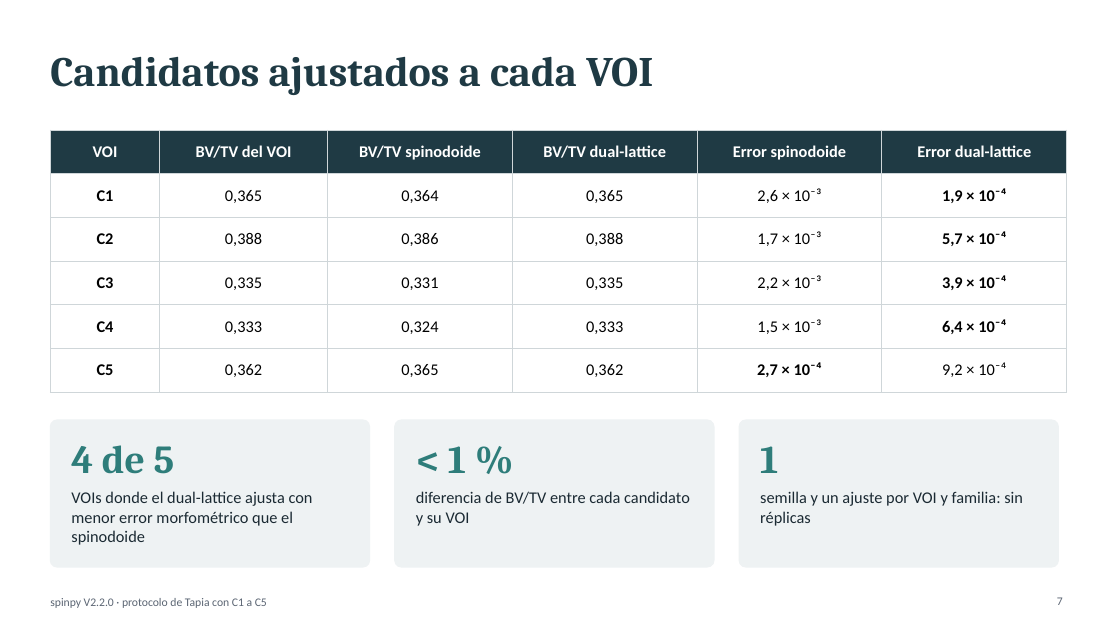
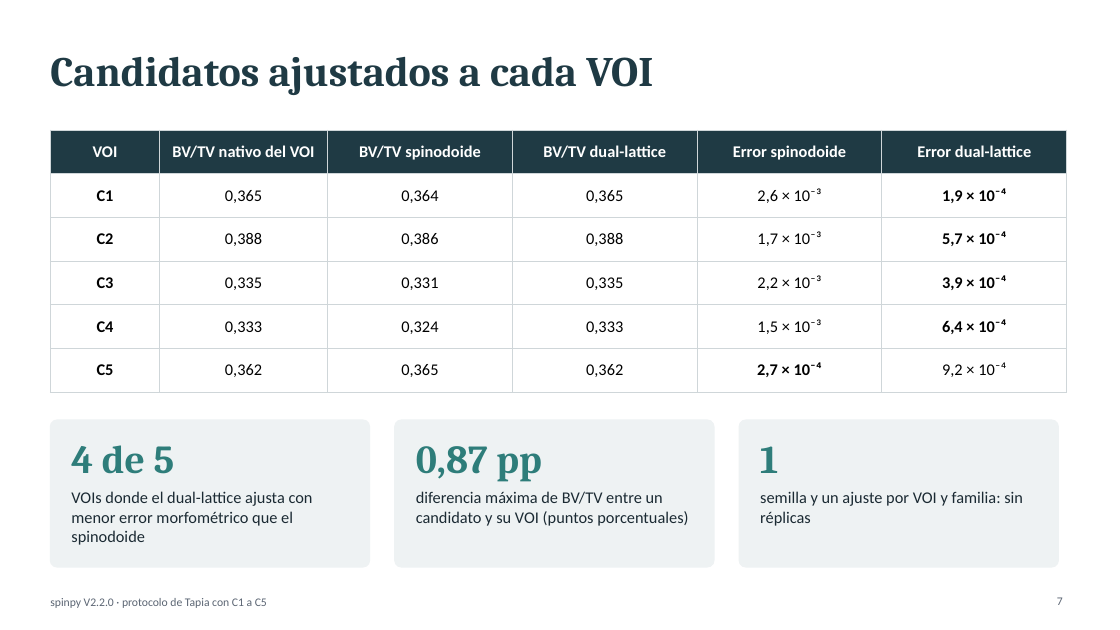
Before and after one commit to cgt1989/spinpy, a slide deck: slide 7 of comparativa_motores/tapia_c1_c5/Tapia_C1_C5.pptx. Drawn at 1120x630 pixels with LibreOffice and Linux fonts; fonts in the diff are those of the drawing. Boxes give left, top, right and bottom in pixels: in the first picture for what was removed or moved away, otherwise in the second. Text is boxed around its words. In the diff, an @@ line names an element or a change of style, - is before the commit and + after.

```diff
--- a/comparativa_motores/tapia_c1_c5/Tapia_C1_C5.pptx
+++ b/comparativa_motores/tapia_c1_c5/Tapia_C1_C5.pptx
@@ table at <box>50,130,1067,381</box> @@
-row 1, column 2: BV/TV del VOI
+row 1, column 2: BV/TV nativo del VOI
@@ text at <box>416,446,541,482</box>: text changed @@
-< 1 %
+0,87 pp
@@ text at <box>416,491,688,526</box>: text changed @@
-diferencia de BV/TV entre cada candidato y su VOI
+diferencia máxima de BV/TV entre un candidato y su VOI (puntos porcentuales)
```
Also in this commit, not shown: 11 other slides changed, 2 slides added, 7 other files.
